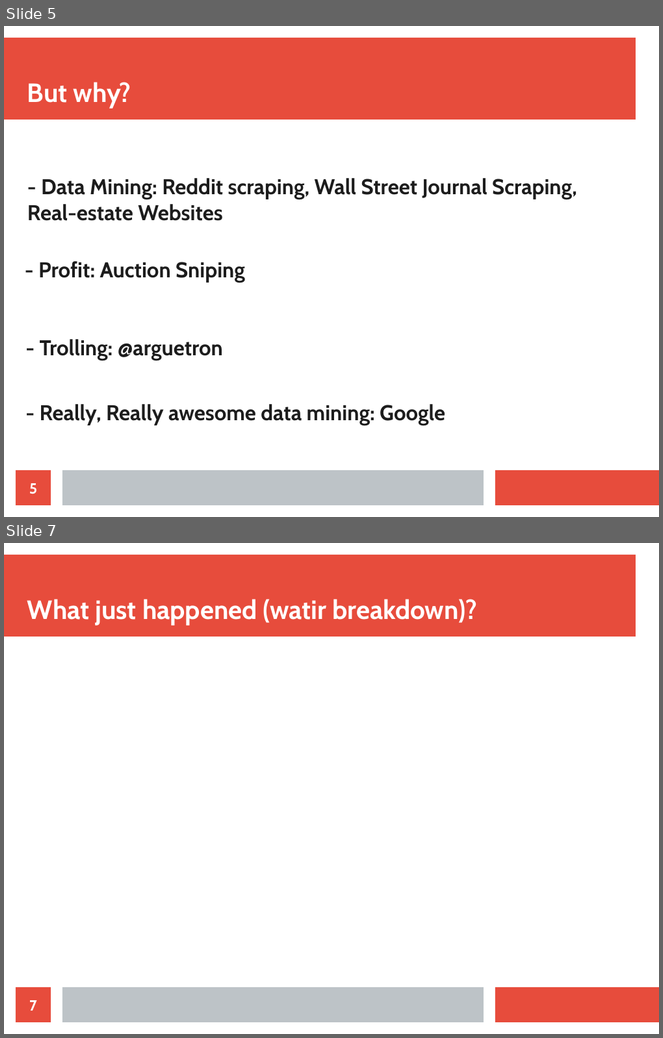
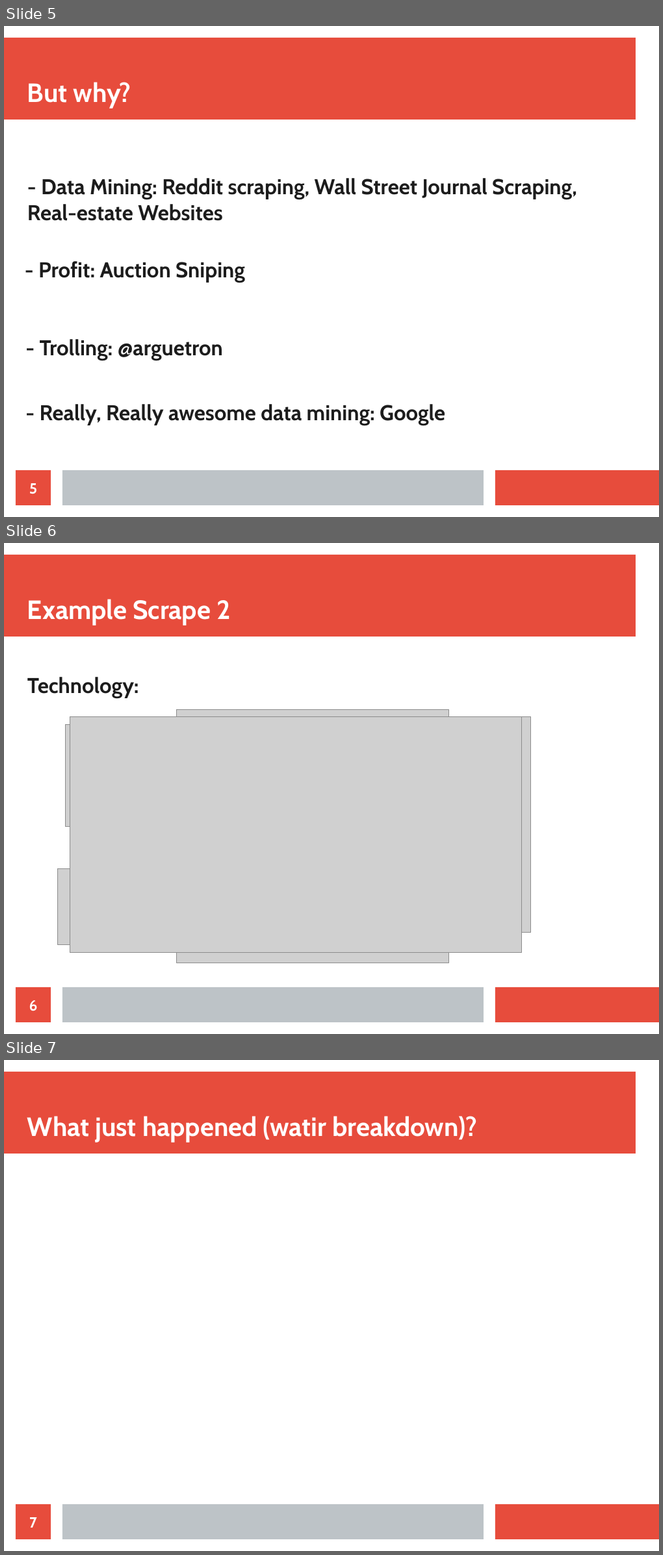
Before and after one commit to Lewington-pitsos/web_scraping_presentation, a slide deck: web_scraping.odp. Shown one above the other, each under a label of ours: slides 5 and 7 before the commit, slides 5, 6 and 7 after it; the slides between them are not shown. The pictures are 663x1038 and 663x1555 pixels, drawn with LibreOffice and Linux fonts; fonts in the diff are those of the drawing; grey boxes stand for pictures. Boxes give left, top, right and bottom in pixels: in the first picture for what was removed or moved away, otherwise in the second. Text is boxed around its words. In the diff, an @@ line names an element or a change of style, - is before the commit and + after.

```diff
--- a/web_scraping.odp
+++ b/web_scraping.odp
@@ slide 6 added at bbox=[4, 543, 659, 1034], background #FFFFFF; not listed: 3 template elements that a slide beside it also shows @@
@@ title added at bbox=[27, 599, 230, 626], 32 pt, text #FFFFFF, bold @@
+Example Scrape 2
@@ text added at bbox=[27, 677, 139, 698], 26 pt, text #1C1C1C, bold @@
+Technology:
@@ picture added at bbox=[70, 717, 522, 953] @@
@@ picture added at bbox=[176, 710, 449, 964] @@
@@ picture added at bbox=[178, 717, 531, 933] @@
@@ picture added at bbox=[65, 725, 322, 826] @@
@@ picture added at bbox=[57, 869, 412, 945] @@
@@ page number added at bbox=[16, 988, 51, 1023], fill #E74C3C, 18 pt, text #FFFFFF, bold @@
+6
```
Also in this commit, not shown: 1 slide changed, 2 other slides added, 2 slides removed, 14 other files.
